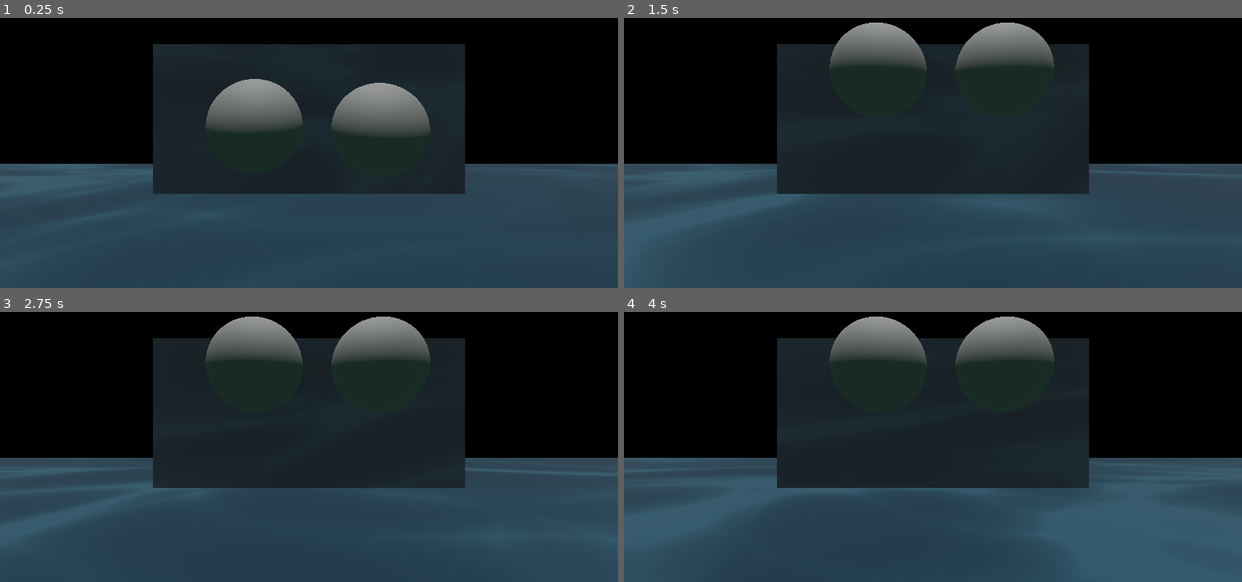
Above: before the commit, frames 1-4 (two rows, left to right).
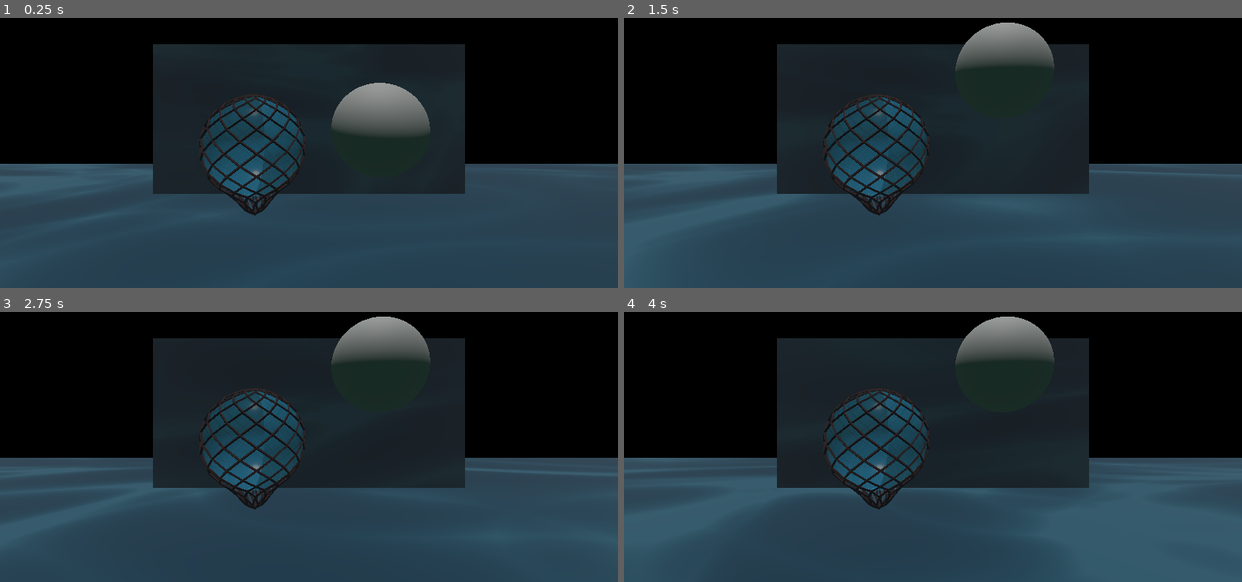
Above: after the commit, the same moments.

Repository: bastifpv/GGJ25
Game: Godot game, scene res://scenes/test_moritz.tscn
Two runs of this game, one before a commit and one after it. Both use one fixed random seed, a clock stepped at 60 frames per second and the inputs below. This scene is started directly instead of the project's main scene.
Inputs:
- Up to frame 1 (0.25 s): no input
- Up to frame 2 (1.5 s): hold D (right) 0.53-1.28 s; tap Enter at 1.25 s; hold S (down) from 1.28 s (still down)
- Up to frame 3 (2.75 s): tap Space at 2 s; release S (down) at 2.03 s; hold D (right) from 2.03 s (still down)
- Up to frame 4 (4 s): tap Enter at 2.75 s; release D (right) at 2.78 s; hold W (up) 2.78-3.53 s; tap Space at 3.5 s; hold A (left) from 3.53 s (still down)

The runs differ from the first frame. In frame 1, 5.3% of the frame differs, in the area x 32-50%, y 22-74%; in frame 2, 5.7%, in the area x 32-49%, y 1-74%; in frame 3, 5.7%; in frame 4, 5.7%.

Commit message:
add baloon

Diff:
--- /dev/null
+++ b/scenes/baloon.tscn
@@ -0,0 +1,5 @@
+[gd_scene load_steps=2 format=3 uid="uid://d18tw4xa47hrc"]
+
+[ext_resource type="PackedScene" uid="uid://b1jac5at2lm1x" path="res://our_assets/baloon.glb" id="1_ep0f7"]
+
+[node name="baloon" instance=ExtResource("1_ep0f7")]
--- a/scenes/bubble.tscn
+++ b/scenes/bubble.tscn
@@ -29,6 +29,7 @@
 script = ExtResource("1_ajy6j")
 
 [node name="BubbleMesh" type="MeshInstance3D" parent="."]
+instance_shader_parameters/bubble_color = Color(0, 0, 0, 1)
 mesh = SubResource("SphereMesh_53kgs")
 
 [node name="BubbleShape" type="CollisionShape3D" parent="."]
--- a/scenes/diver.tscn
+++ b/scenes/diver.tscn
@@ -13,31 +13,31 @@
 bones/5/rotation = Quaternion(-0.088111, 1.45673e-13, -4.20146e-08, 0.996111)
 bones/6/rotation = Quaternion(-0.184884, -3.51463e-07, -2.20399e-08, 0.98276)
 bones/7/scale = Vector3(1, 1, 1)
-bones/8/rotation = Quaternion(0.052961, 0.746232, -0.612322, 0.255724)
+bones/8/rotation = Quaternion(0.182981, 0.713015, -0.253867, 0.627438)
 bones/8/scale = Vector3(1, 1, 1)
-bones/9/rotation = Quaternion(0.123389, -0.0844827, -0.126246, 0.980663)
-bones/10/rotation = Quaternion(0.138682, 0.510787, -0.0937916, 0.843248)
+bones/9/rotation = Quaternion(-0.000363642, -0.0733345, 0.00349236, 0.997301)
+bones/10/rotation = Quaternion(0.114296, 0.00815477, 0.00629684, 0.993393)
 bones/10/scale = Vector3(1, 1, 1)
-bones/12/rotation = Quaternion(-0.0586967, -0.711095, 0.64803, 0.266375)
-bones/13/rotation = Quaternion(0.171389, 0.0709341, 0.090427, 0.978477)
+bones/12/rotation = Quaternion(0.182981, -0.713015, 0.253867, 0.627438)
+bones/13/rotation = Quaternion(-0.000363668, 0.0733345, -0.00349236, 0.997301)
 bones/13/scale = Vector3(1, 1, 1)
-bones/14/rotation = Quaternion(0.112251, -0.0907997, 0.134238, 0.980375)
+bones/14/rotation = Quaternion(0.114296, -0.00815477, -0.00629685, 0.993393)
 bones/14/scale = Vector3(1, 1, 1)
 bones/15/rotation = Quaternion(1.11221e-07, 0.630317, 0.776338, -4.75876e-08)
-bones/16/rotation = Quaternion(1.11221e-07, 0.630317, 0.776338, -4.75876e-08)
 bones/17/rotation = Quaternion(-0.152455, -0.793331, -0.285504, 0.515627)
 bones/17/scale = Vector3(1, 1, 1)
 bones/18/rotation = Quaternion(-0.152455, 0.793331, 0.285504, 0.515627)
 bones/18/scale = Vector3(1, 1, 1)
-bones/19/rotation = Quaternion(0.990496, 0.0309476, -0.00366468, 0.133964)
-bones/20/rotation = Quaternion(0.0601095, 0.000810777, 0.0185853, 0.998018)
-bones/21/rotation = Quaternion(-0.185575, 0.115487, -0.0422212, 0.974906)
-bones/22/rotation = Quaternion(1.1785e-07, 0.987871, -0.155276, 6.63399e-07)
+bones/19/rotation = Quaternion(0.990977, 2.59942e-09, 2.35916e-07, 0.134029)
+bones/20/rotation = Quaternion(0.0587641, 1.54145e-10, 1.6629e-08, 0.998272)
+bones/20/scale = Vector3(1, 1, 1)
+bones/22/rotation = Quaternion(-0.0263989, 0.999301, -0.0264446, 0.000617744)
 bones/22/scale = Vector3(1, 1, 1)
-bones/23/rotation = Quaternion(0.69853, 0.69853, -0.109796, 0.109797)
-bones/24/rotation = Quaternion(0.975664, -0.0468118, 0.00945828, 0.214006)
-bones/25/rotation = Quaternion(0.120736, -0.00528476, -0.030416, 0.992204)
-bones/26/rotation = Quaternion(-0.368963, 0.0017739, 0.000398876, 0.929442)
-bones/27/rotation = Quaternion(-1.17232e-07, 0.987871, -0.155276, -6.62831e-07)
+bones/23/rotation = Quaternion(0.681879, 0.724204, -0.0667022, 0.0782334)
+bones/23/scale = Vector3(1, 1, 1)
+bones/25/rotation = Quaternion(0.0587641, 1.54159e-10, -1.13919e-08, 0.998272)
+bones/25/scale = Vector3(1, 1, 1)
+bones/27/rotation = Quaternion(0.0263989, 0.999301, -0.0264446, -0.000617744)
 bones/27/scale = Vector3(1, 1, 1)
-bones/28/rotation = Quaternion(0.69853, -0.69853, 0.109796, 0.109797)
+bones/28/rotation = Quaternion(-0.681879, 0.724204, -0.0667022, -0.0782334)
+bones/28/scale = Vector3(1, 1, 1)
--- a/scenes/test_moritz.tscn
+++ b/scenes/test_moritz.tscn
@@ -1,7 +1,8 @@
-[gd_scene load_steps=7 format=3 uid="uid://dsrhetkqx5sb4"]
+[gd_scene load_steps=8 format=3 uid="uid://dsrhetkqx5sb4"]
 
 [ext_resource type="PackedScene" uid="uid://brpcqxftogyip" path="res://scenes/bubble.tscn" id="1_r7eqm"]
 [ext_resource type="Material" uid="uid://csjfks646ksme" path="res://materials/caustic_rocks.tres" id="2_o4868"]
+[ext_resource type="PackedScene" uid="uid://b1jac5at2lm1x" path="res://our_assets/baloon.glb" id="3_wagcv"]
 
 [sub_resource type="Environment" id="Environment_lhq7j"]
 background_mode = 1
@@ -25,10 +26,6 @@
 transform = Transform3D(1, 0, 0, 0, 1, 0, 0, 0, 1, 0.743385, 0.816293, -0.00318528)
 bubbleColor = Color(0.145035, 0.600886, 0.186993, 1)
 
-[node name="Bubble" parent="." instance=ExtResource("1_r7eqm")]
-transform = Transform3D(1, 0, 0, 0, 1, 0, 0, 0, 1, -0.567683, 0.857255, -0.00159264)
-bubbleColor = Color(0.855846, 0.670181, 0.92421, 1)
-
 [node name="DirectionalLight3D" type="DirectionalLight3D" parent="."]
 transform = Transform3D(-0.0906504, 0.995883, -0.00071698, -0.0922144, -0.00767697, 0.99571, 0.991604, 0.0903276, 0.0925306, -2.03716, 3.54736, 0)
 
@@ -51,3 +48,6 @@
 [node name="CollisionShape3D" type="CollisionShape3D" parent="StaticBody3D"]
 transform = Transform3D(1, 0, 0, 0, 1, 0, 0, 0, 1, -0.0726624, 2.53868, 0.164284)
 shape = SubResource("BoxShape3D_mey76")
+
+[node name="baloon2" parent="." instance=ExtResource("3_wagcv")]
+transform = Transform3D(1, 0, 0, 0, 1, 0, 0, 0, 1, -0.585816, 0, -0.0100971)
Binary file added: our_assets/baloon.glb
Not shown, added: our_assets/baloon.glb.import
